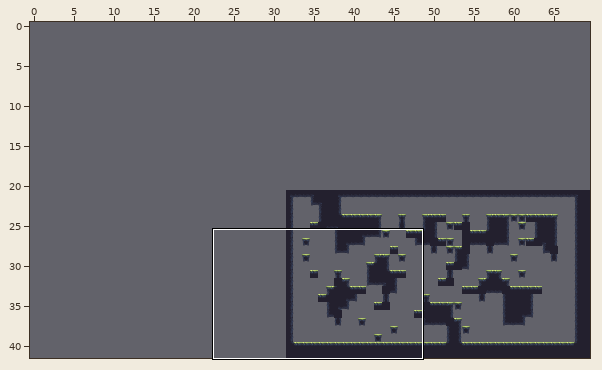
Two states of a Tiled map, Nez.Samples/Content/Platformer/randomMap2.tmx. The first picture is a wide view before the edit; the outline marks the close-up.
Close-up. First the earlier version:
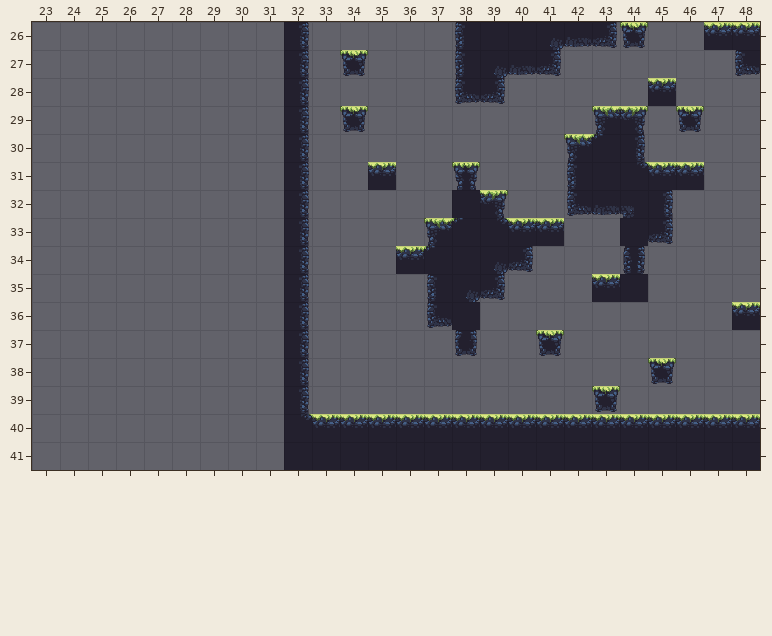
Cells are 32x32 px. Shown: x 23..48, y 26..41. The commit also changed other parts of the map, which this record leaves out. The old version is drawn lined up with the new one.
After the commit:
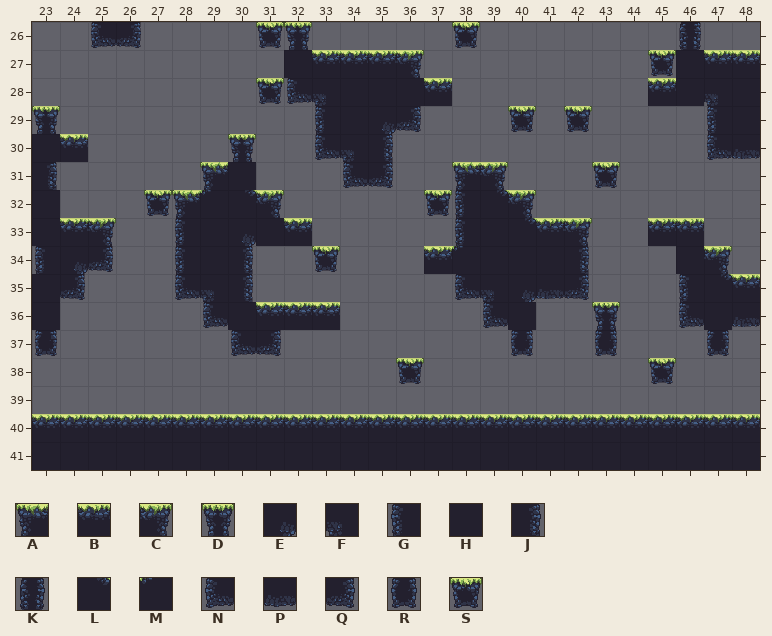
Key: from "forest_summer_tile_set": A 0, B 1, C 2, D 3, E 4, F 5, G 10, H 11, J 12, K 13, L 16, M 17, N 20, P 21, Q 22, R 23, S 33.
_ is an empty cell, . an unchanged one.
From old to new:
map size 38x21 -> 70x42 cells (old content now starts at 32,21; both pictures use the new coordinates)
--- layer "main"
@@ x 23..48 @@
-26 ..__...._J.....GHHEPQS._BB
-27 .........J_S__.GEPQ...___N
-28 ........_J_____NQ......___
-29 _........J_S__..._._AC.S__
-30 __....._.J___......AMJ..__
-31 _.....__.J._B..D_..GHLBB..
-32 _..._____J...._HC_.NPFJ...
-33 ___..____J....AMLB._.HQ_..
-34 ___..___.J_..BMHEQ__.K.__.
-35 __...___.J....GEQ___BH.___
-36 _.....___J_...NH__.._..__B
-37 _......__J.....R._S._..._.
-38 .........J..._............
-39 .........J..........S.....
-40 _________L................
-41 _________.................
+26 ..NQ....SD.....S______.K__
+27 .........HBBBC.____...SHBB
+28 ........SNFHHHB__......HFH
+29 D........_GHEQ...S.S__._GH
+30 HB.....D._NFJ......___..NP
+31 J.....AH._.NQ..AC.._S___..
+32 H...SAMLC_....SGLC.____...
+33 HBC..GHEHB...._GHL.C._BB..
+34 GEQ..GHJ._S.._BMHHHJ._.HC.
+35 HQ...NFJ._...._NFEPQ__.GLB
+36 H.....NHBBB...__NH..D..NHP
+37 R......NQ_....._.R_.R...R.
+38 ........._...S............
+39 ........._.........._.....
+40 BBBBBBBBBB................
+41 HHHHHHHHH.................
